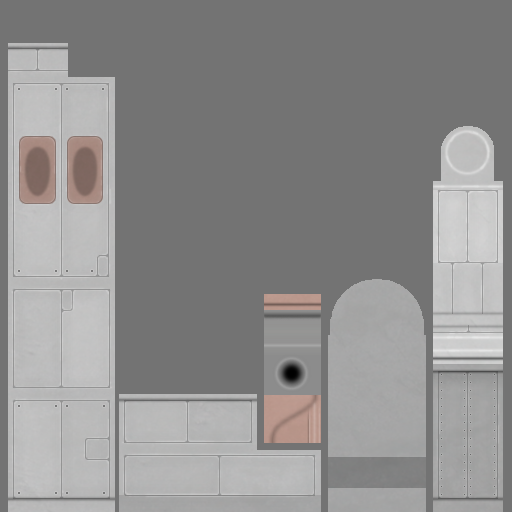
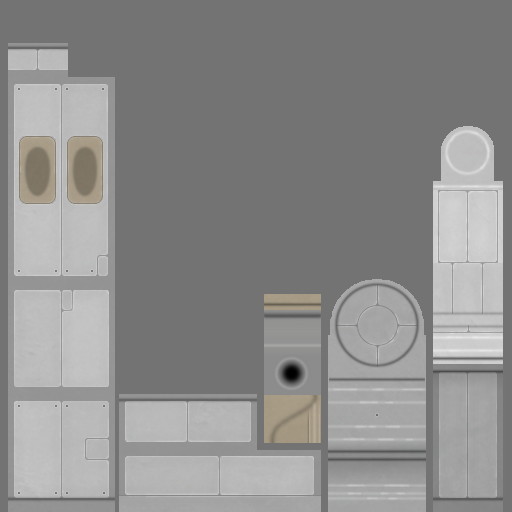
Layers edited between the first and the second 512 x 512 image:
added group "Interior Detail 1" (40%) with 4 layers above "Interior Bolt" over <box>334,282,420,368</box>
added layer "Detail" (1st of 2, in "Interior Detail 1") in group "Interior Detail 1" over <box>336,284,418,367</box>
added layer "Detail Higher" (1st of 2, in "Interior Detail 1") in group "Interior Detail 1" over <box>339,283,417,366</box>
added layer "Detail High" (1st of 2, in "Interior Detail 1") in group "Interior Detail 1" over <box>334,282,420,368</box>
added layer "Detail Shade" (1st of 2, in "Interior Detail 1") in group "Interior Detail 1" over <box>334,282,420,368</box>
added layer "Interior High 2" (20%) above "Interior High 1" over <box>332,387,425,501</box>
added layer "Interior High 1" (50%) above "Interior Low 2" over <box>328,387,426,501</box>
added layer "Interior Low 2" above "Interior Low 1" over <box>329,282,425,382</box>
added layer "Interior Low 1" above "Interior Gradient" over <box>328,448,426,463</box>
added layer "Interior Gradient" (15%) above "Nozzle Hole" over <box>328,443,426,485</box>
removed layer "Body Bolts 2" (was 50%) over <box>441,374,495,495</box>
painted on "Body" (2nd of 2, in "Body") over <box>8,43,503,512</box>
painted on "Colour 1" over <box>19,136,103,204</box>
painted on "B" over <box>264,294,426,488</box>
